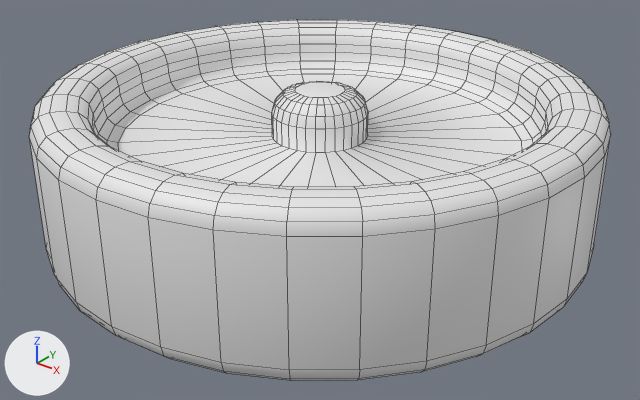
One commit to the FBX model Assets/Assets/Raw Imports/Compass.fbx: the scene before it, then after it.
One viewpoint serves both versions: a 50 mm camera at (0.1008, -0.126, 0.0692) aimed at (0.0027, -0.0033, -0.0068). Lighting does not change. The marker at lower left points along +X, +Y and +Z. Mesh edges are drawn as thin lines. Materials are left out; every surface is plain grey. Where no turn or scale is listed for an object, it has been applied to the vertices.

In view in the first picture: 'Compass'.
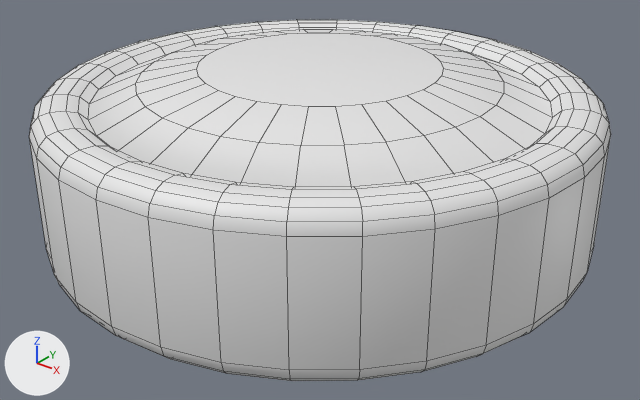
The newer file is also rescaled (x2.0) as a whole; pictures and numbers use the older file's frame.

Changed parts and their boxes [x1, y1, x2, y2] in the pictures (640 x 400 px):
part 1 of me_cylinder, built on: before [88, 35, 552, 187]; after [88, 29, 552, 187]

Patch to the scene script:
```diff
--- a/Assets/Assets/Raw Imports/Compass.fbx.py
+++ b/Assets/Assets/Raw Imports/Compass.fbx.py
@@ me_cylinder @@
 # used by ob_compass; location = (0.0, 0.0, 0.0)
-me_cylinder.from_pydata(...)  # 672 vertices, 642 faces; spans x -0.0535..0.0535, y -0.0535..0.0535, z -0.0153..0.0153
+me_cylinder.from_pydata(...)  # 832 vertices, 772 faces; spans x -0.0535..0.0535, y -0.0535..0.0535, z -0.0153..0.0192
+# me_cylinder part 1
+# 64 faces are deleted
+# 160 vertices are added at x -0.0343..0.0343, y -0.0343..0.0343, z 0.0053..0.0192
+# 194 new faces join them
```
